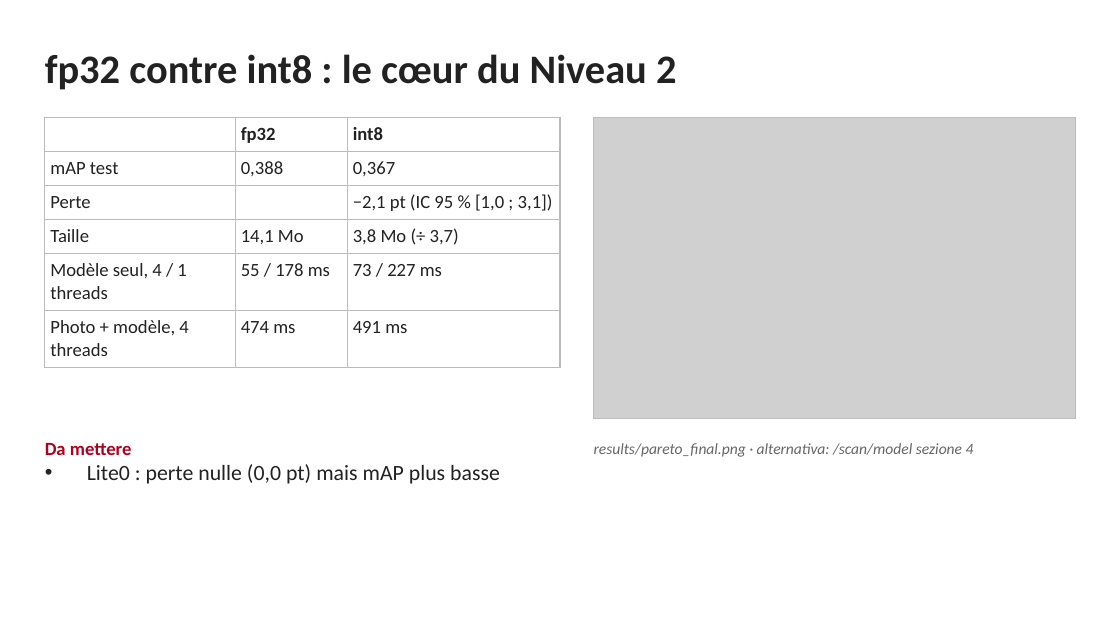
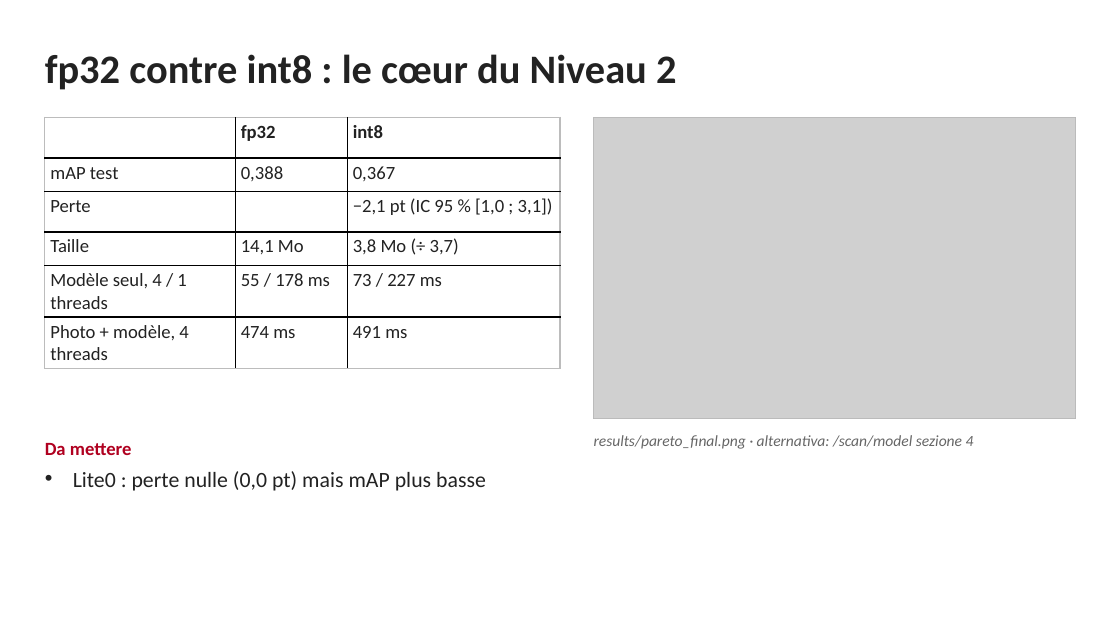
Before and after one commit to Simone-Me/food-recognition, a slide deck: slide 10 of docs/presentazione_mlops.pptx. Drawn at 1120x630 pixels with LibreOffice and Linux fonts; fonts in the diff are those of the drawing; grey boxes stand for pictures. Boxes give left, top, right and bottom in pixels: in the first picture for what was removed or moved away, otherwise in the second. Text is boxed around its words. In the diff, an @@ line names an element or a change of style, - is before the commit and + after.

```diff
--- a/docs/presentazione_mlops.pptx
+++ b/docs/presentazione_mlops.pptx
@@ table at <box>45,118,560,364</box> @@
@@ borders changed @@
@@ text "Da mettere" at <box>45,443,486,491</box>: more space between paragraphs; indent changed @@
@@ text "results/pareto_final.png · alternativa: /scan/model sezione ..." at <box>594,435,974,449</box>: more space between paragraphs; vertical alignment middle to top @@
```
Also in this commit, not shown: 16 other slides changed, 1 other file.
